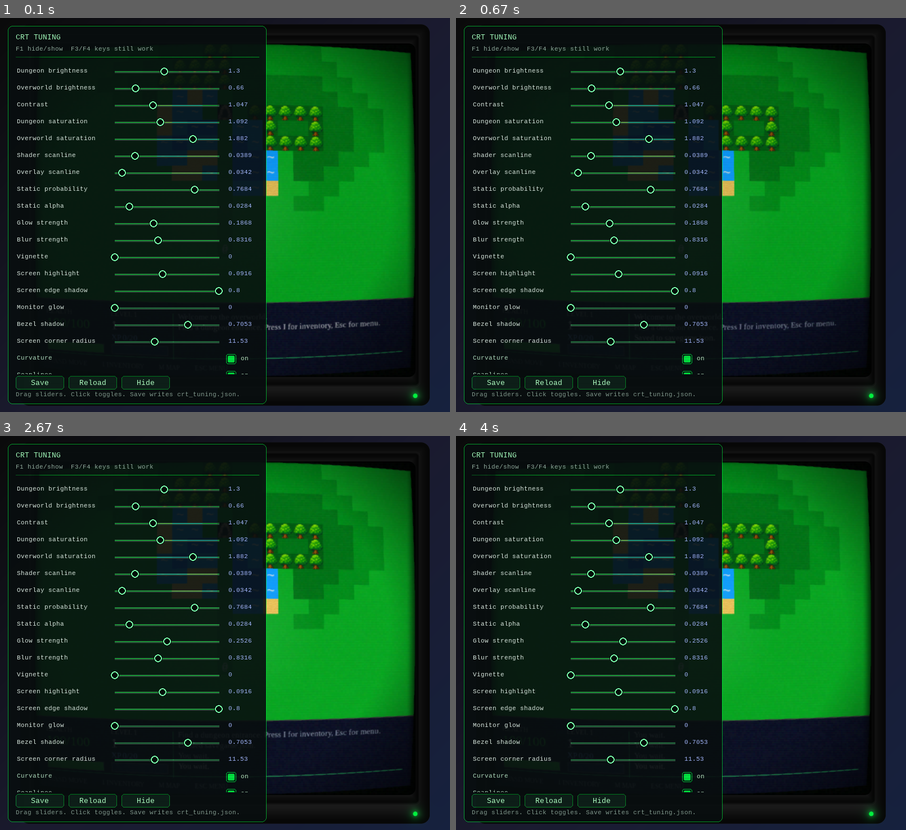
Above: before the commit, frames 1-4 (two rows, left to right).
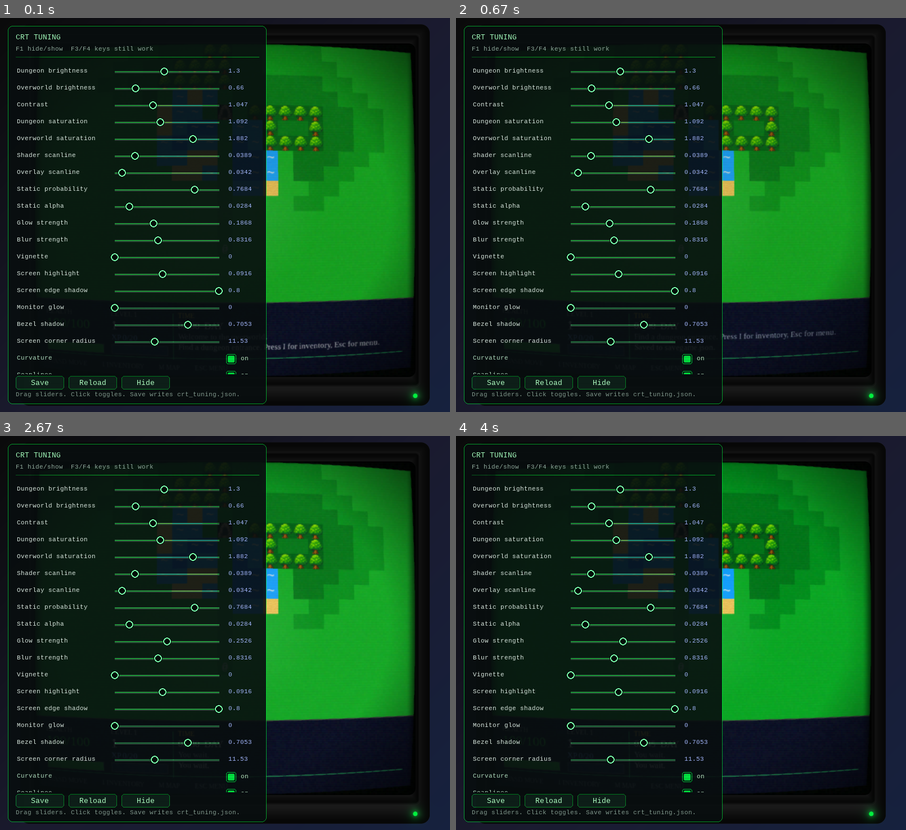
Above: after the commit, the same moments.

Repository: ESikich/DungeonCrawler
Game: pygame game, started from python_port/src/dungeon_crawler/pygame_app/__main__.py
Same seed, same stepped clock (60 frames per second), same inputs: the game is played once before the commit and once after it.
Inputs (mouse positions are in pixels of both pictures, inside the frame that each line leads up to):
- Up to frame 1 (0.1 s): no input
- Up to frame 2 (0.67 s): hold F5 from 0.33 s (still down)
- Up to frame 3 (2.67 s): release F5 at 0.8 s; hold F9 0.83-1.3 s; tap Space at 1.33, 2.4 s; press the mouse at (135, 633) at 1.7 s; move the mouse to (261, 684) at 1.8 s; release the mouse at (382, 735) at 1.93 s; press the mouse at (135, 633) at 2.03 s; move the mouse to (153, 605) at 2.13 s; release the mouse at (171, 577) at 2.27 s
- Up to frame 4 (4 s): tap Space at 2.7, 2.9, 3.23, 3.53, 3.73 s

The runs differ from the first frame. In frame 1, 0.4% of the frame differs, in the area x 39-85%, y 76-85%; in frame 2, 0.3%; in frame 3, 0.2%; in frame 4, less than 0.1%.

Commit message:
Add day night cycle

Diff:
--- a/python_port/src/dungeon_crawler/core/config.py
+++ b/python_port/src/dungeon_crawler/core/config.py
@@ -10,6 +10,9 @@
     dungeon_width: int = 25
     dungeon_height: int = 17
     memory_reveal: float = 0.7
+    minutes_per_turn: int = 15
+    day_start_minute: int = 6 * 60
+    night_start_minute: int = 18 * 60
 
     def in_bounds(self, x: int, y: int) -> bool:
         return 0 <= x < self.dungeon_width and 0 <= y < self.dungeon_height
--- a/python_port/src/dungeon_crawler/core/game.py
+++ b/python_port/src/dungeon_crawler/core/game.py
@@ -20,6 +20,7 @@
     EntitySnapshot,
     GameState,
     ForestReturnContext,
+    MINUTES_PER_DAY,
     OverworldTransition,
     Position,
     Tile,
@@ -159,6 +160,7 @@
             position_after = self._player_position_tuple()
             moved = position_before is not None and position_after is not None and position_before != position_after
             if action.kind == "move" and moved and self._handle_tile_transition():
+                self._advance_time()
                 self.state.turn_count += 1
                 return True
             if self.state.area == "dungeon" and not self.state.player_attacked_this_turn:
@@ -171,8 +173,28 @@
                 update_vision(self.ecs, self.world, self.config, self.world.player_eid)
                 self._reveal_overworld_if_needed()
             self.state.turn_count += 1
+            self._advance_time()
 
         return consumed_turn
+
+    def clock_minutes(self) -> int:
+        return self.state.time_minutes % MINUTES_PER_DAY
+
+    def clock_text(self) -> str:
+        minutes = self.clock_minutes()
+        return f"{minutes // 60:02d}:{minutes % 60:02d}"
+
+    def day_phase(self) -> str:
+        minutes = self.clock_minutes()
+        if self.config.day_start_minute <= minutes < self.config.night_start_minute:
+            return "day"
+        return "night"
+
+    def is_night(self) -> bool:
+        return self.day_phase() == "night"
+
+    def _advance_time(self) -> None:
+        self.state.time_minutes = (self.state.time_minutes + self.config.minutes_per_turn) % MINUTES_PER_DAY
 
     def spawn_monster(self, x: int, y: int, **kwargs: object) -> int:
         return create_monster(self.ecs, x, y, **kwargs)
--- a/python_port/src/dungeon_crawler/core/models.py
+++ b/python_port/src/dungeon_crawler/core/models.py
@@ -7,6 +7,7 @@
 
 Coordinate = tuple[int, int]
 Color = tuple[int, int, int]
+MINUTES_PER_DAY = 24 * 60
 
 
 @dataclass(slots=True, frozen=True)
@@ -190,6 +191,7 @@
 class GameState:
     current: str = "start"
     turn_count: int = 0
+    time_minutes: int = 8 * 60
     game_over: bool = False
     area: str = "overworld"
     floor: int = 0
--- a/python_port/src/dungeon_crawler/core/serialization.py
+++ b/python_port/src/dungeon_crawler/core/serialization.py
@@ -44,6 +44,9 @@
             "dungeon_width": game.config.dungeon_width,
             "dungeon_height": game.config.dungeon_height,
             "memory_reveal": game.config.memory_reveal,
+            "minutes_per_turn": game.config.minutes_per_turn,
+            "day_start_minute": game.config.day_start_minute,
+            "night_start_minute": game.config.night_start_minute,
         },
         "rng": _jsonify(game.rng.get_state()),
         "state": _state_to_dict(game.state),
@@ -62,6 +65,9 @@
             dungeon_width=int(config_data["dungeon_width"]),
             dungeon_height=int(config_data["dungeon_height"]),
             memory_reveal=float(config_data["memory_reveal"]),
+            minutes_per_turn=int(config_data.get("minutes_per_turn", 15)),
+            day_start_minute=int(config_data.get("day_start_minute", 6 * 60)),
+            night_start_minute=int(config_data.get("night_start_minute", 18 * 60)),
         )
     )
     game.rng = Rng()
@@ -227,6 +233,7 @@
     return {
         "current": state.current,
         "turn_count": state.turn_count,
+        "time_minutes": state.time_minutes,
         "game_over": state.game_over,
         "area": state.area,
         "floor": state.floor,
@@ -245,6 +252,7 @@
     return GameState(
         current=str(data["current"]),
         turn_count=int(data["turn_count"]),
+        time_minutes=int(data.get("time_minutes", 8 * 60)),
         game_over=bool(data["game_over"]),
         area=str(data.get("area", "dungeon" if int(data.get("floor", -1)) < 0 else "overworld")),
         floor=int(data.get("floor", -1)),
--- a/python_port/src/dungeon_crawler/pygame_app/renderer.py
+++ b/python_port/src/dungeon_crawler/pygame_app/renderer.py
@@ -97,6 +97,7 @@
         _draw_grid(world_surface, game.world.dungeon_grid, tile_size, assets, glyph_font, visible, seen)
         _draw_entities(world_surface, font, game, tile_size, assets, visible)
 
+    _apply_time_of_day_tint(world_surface, game)
     screen.blit(world_surface, (0, 0))
 
     panel_y = game.config.dungeon_height * tile_size
@@ -358,10 +359,10 @@
 
     _draw_meters(screen, padding, content_y, meter_width, health, progress)
 
+    updates_y = _draw_time_line(screen, info_x, content_y, game)
     effects = _status_effects(status)
-    updates_y = content_y
     if effects:
-        updates_y = _draw_status_line(screen, info_x, content_y, info_width, effects) + 12
+        updates_y = _draw_status_line(screen, info_x, updates_y + 8, info_width, effects) + 12
     _draw_messages(screen, game, info_x, updates_y, info_width, controls_y - updates_y - 14)
     _draw_controls(screen, padding, controls_y)
 
@@ -419,6 +420,16 @@
     return y + 40
 
 
+def _draw_time_line(screen: object, x: int, y: int, game: Game) -> int:
+    label_font = _font(14)
+    value_font = _font(20)
+    phase = game.day_phase().upper()
+    phase_color = (255, 218, 128) if phase == "DAY" else (142, 170, 255)
+    screen.blit(label_font.render("TIME", True, phase_color), (x, y))
+    screen.blit(value_font.render(f"{game.clock_text()}  {phase}", True, (230, 230, 235)), (x, y + 18))
+    return y + 42
+
+
 def _draw_messages(screen: object, game: Game, x: int, y: int, width: int, height: int) -> None:
     message_font = _font(17)
     line_height = 22
@@ -497,6 +508,7 @@
         ("Location", location),
         ("Health", health_text),
         ("Level", f"{level_text}  XP {xp_text}"),
+        ("Time", f"{game.clock_text()} {game.day_phase().title()}"),
         ("Turn", str(game.state.turn_count)),
         ("Gold", str(game.state.player_gold)),
         ("Inventory", inventory_text),
@@ -513,7 +525,7 @@
     for index, (label, value) in enumerate(right_lines):
         _draw_menu_stat(screen, stat_font, label, value, right_x, row_y + index * line_height, dim, bright)
 
-    status_y = row_y + 6 * line_height + 8
+    status_y = row_y + len(left_lines) * line_height + 8
     screen.blit(stat_font.render("STATUS", True, dim), (left_x, status_y))
     effects = _status_effects(status)
     status_text = _fit_text(", ".join(effects) if effects else "Clear", stat_font, panel_width - 160)
@@ -523,6 +535,53 @@
     footer = "ESC: resume    R: restart    F5: save    F9: load"
     footer_surface = footer_font.render(footer, True, (170, 178, 194))
     screen.blit(footer_surface, (x + (panel_width - footer_surface.get_width()) // 2, y + panel_height - 32))
+
+
+def _apply_time_of_day_tint(surface: object, game: Game) -> None:
+    tint_color, alpha = _time_of_day_tint(game.clock_minutes())
+    if alpha <= 0:
+        return
+    pygame = _pygame()
+    overlay = pygame.Surface(surface.get_size(), pygame.SRCALPHA)
+    overlay.fill((*tint_color, alpha))
+    surface.blit(overlay, (0, 0))
+
+
+def _time_of_day_tint(minutes: int) -> tuple[tuple[int, int, int], int]:
+    minute = minutes % (24 * 60)
+    points = (
+        (0, (3, 8, 36), 136),
+        (4 * 60 + 45, (6, 18, 72), 118),
+        (5 * 60 + 45, (36, 80, 156), 76),
+        (6 * 60 + 30, (255, 160, 64), 54),
+        (8 * 60, (255, 218, 144), 18),
+        (10 * 60, (255, 255, 255), 0),
+        (16 * 60 + 30, (255, 255, 255), 0),
+        (17 * 60 + 45, (255, 174, 74), 48),
+        (18 * 60 + 45, (70, 108, 202), 72),
+        (20 * 60, (8, 18, 72), 132),
+        (24 * 60, (3, 8, 36), 136),
+    )
+
+    for index in range(len(points) - 1):
+        start_minute, start_color, start_alpha = points[index]
+        end_minute, end_color, end_alpha = points[index + 1]
+        if start_minute <= minute <= end_minute:
+            ratio = (minute - start_minute) / max(1, end_minute - start_minute)
+            return (
+                _lerp_color(start_color, end_color, ratio),
+                round(start_alpha + (end_alpha - start_alpha) * ratio),
+            )
+    return points[0][1], points[0][2]
+
+
+def _lerp_color(
+    start: tuple[int, int, int],
+    end: tuple[int, int, int],
+    ratio: float,
+) -> tuple[int, int, int]:
+    clamped = max(0.0, min(1.0, ratio))
+    return tuple(round(a + (b - a) * clamped) for a, b in zip(start, end))
 
 
 def _draw_inventory(screen: object, font: object, game: Game, inventory_index: int) -> None:
--- a/python_port/tests/test_models.py
+++ b/python_port/tests/test_models.py
@@ -8,6 +8,9 @@
     config = GameConfig()
     assert config.dungeon_width == 25
     assert config.dungeon_height == 17
+    assert config.minutes_per_turn == 15
+    assert config.day_start_minute == 6 * 60
+    assert config.night_start_minute == 18 * 60
 
 
 def test_tile_constructors_match_expected_flags() -> None:
@@ -53,6 +56,7 @@
 
     assert state.current == "start"
     assert state.turn_count == 0
+    assert state.time_minutes == 8 * 60
     assert state.game_over is False
     assert state.area == "overworld"
     assert state.floor == 0
--- a/python_port/tests/test_pygame_app.py
+++ b/python_port/tests/test_pygame_app.py
@@ -96,6 +96,7 @@
         tile_size = 32
         game = Game()
         game.new_game(seed=7)
+        game.state.time_minutes = 12 * 60
         game.world.dungeon_grid[0][0] = tiles.grass()
         game.world.dungeon_grid[0][1] = tiles.water()
         player_id = game.world.player_eid
@@ -113,6 +114,52 @@
         assert screen.get_at((tile_size + 2, 2))[:3] == tiles.water().color
     finally:
         pygame.quit()
+
+
+def test_renderer_applies_night_tint_only_at_night() -> None:
+    import pygame
+
+    from dungeon_crawler.core.game import Game
+    from dungeon_crawler.pygame_app.renderer import _apply_time_of_day_tint
+
+    pygame.init()
+    try:
+        game = Game()
+        game.new_game(seed=13)
+        game.state.time_minutes = 12 * 60
+        day_surface = pygame.Surface((4, 4))
+        day_surface.fill((100, 100, 100))
+
+        _apply_time_of_day_tint(day_surface, game)
+
+        assert day_surface.get_at((0, 0))[:3] == (100, 100, 100)
+
+        game.state.time_minutes = 20 * 60
+        night_surface = pygame.Surface((4, 4))
+        night_surface.fill((100, 100, 100))
+
+        _apply_time_of_day_tint(night_surface, game)
+
+        assert night_surface.get_at((0, 0))[:3] != (100, 100, 100)
+    finally:
+        pygame.quit()
+
+
+def test_time_of_day_tint_has_golden_blue_and_dark_night_phases() -> None:
+    from dungeon_crawler.pygame_app.renderer import _time_of_day_tint
+
+    noon_color, noon_alpha = _time_of_day_tint(12 * 60)
+    sunset_color, sunset_alpha = _time_of_day_tint(18 * 60)
+    blue_hour_color, blue_hour_alpha = _time_of_day_tint(19 * 60)
+    midnight_color, midnight_alpha = _time_of_day_tint(0)
+
+    assert noon_color == (255, 255, 255)
+    assert noon_alpha == 0
+    assert sunset_color[0] > sunset_color[2]
+    assert sunset_alpha > noon_alpha
+    assert blue_hour_color[2] > blue_hour_color[0]
+    assert blue_hour_alpha > sunset_alpha
+    assert midnight_alpha > blue_hour_alpha
 
 
 def test_map_viewport_centers_and_pans_like_js() -> None:
@@ -567,6 +614,7 @@
         tile_size = 32
         game = Game()
         game.new_game(seed=9)
+        game.state.time_minutes = 12 * 60
         game.world.dungeon_grid = [[tiles.light_grass() for _x in range(3)] for _y in range(3)]
         player_id = game.world.player_eid
         assert player_id is not None
@@ -607,6 +655,7 @@
         tile_size = 32
         game = Game()
         game.new_game(seed=9)
+        game.state.time_minutes = 12 * 60
         game.world.dungeon_grid = [[tiles.light_grass() for _x in range(13)] for _y in range(9)]
         player_id = game.world.player_eid
         assert player_id is not None
--- a/python_port/tests/test_serialization.py
+++ b/python_port/tests/test_serialization.py
@@ -38,6 +38,7 @@
     restored_player_id = restored.world.player_eid
     assert restored_player_id == player_id
     assert restored.state.turn_count == game.state.turn_count
+    assert restored.state.time_minutes == game.state.time_minutes
     assert restored.state.area == game.state.area
     assert restored.state.floor == game.state.floor
     assert restored.state.dungeon_max_depth == game.state.dungeon_max_depth
--- a/python_port/tests/test_turns.py
+++ b/python_port/tests/test_turns.py
@@ -10,7 +10,28 @@
 
     assert consumed is True
     assert game.state.turn_count == 1
+    assert game.state.time_minutes == 8 * 60 + 15
+    assert game.clock_text() == "08:15"
+    assert game.day_phase() == "day"
     assert game.world.messages[-1].text == "You wait."
+
+
+def test_clock_wraps_and_switches_day_phase() -> None:
+    game = Game()
+    game.new_game(seed=3)
+    game.state.time_minutes = 17 * 60 + 45
+
+    game.dispatch(Action.wait())
+
+    assert game.clock_text() == "18:00"
+    assert game.day_phase() == "night"
+    assert game.is_night() is True
+
+    game.state.time_minutes = 23 * 60 + 45
+    game.dispatch(Action.wait())
+
+    assert game.clock_text() == "00:00"
+    assert game.day_phase() == "night"
 
 
 def test_wall_and_bounds_movement_are_blocked_but_consume_turn() -> None:
